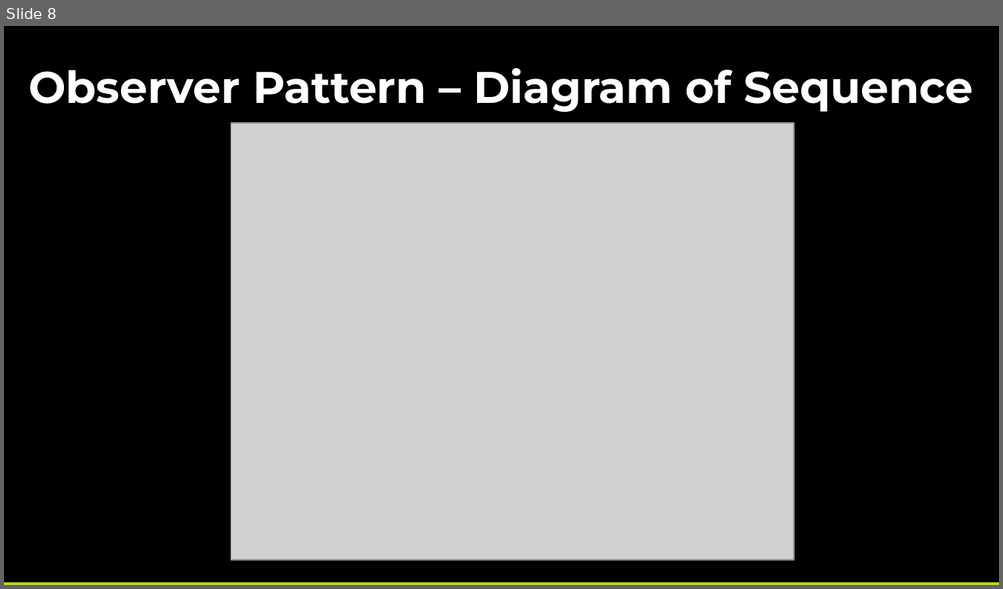
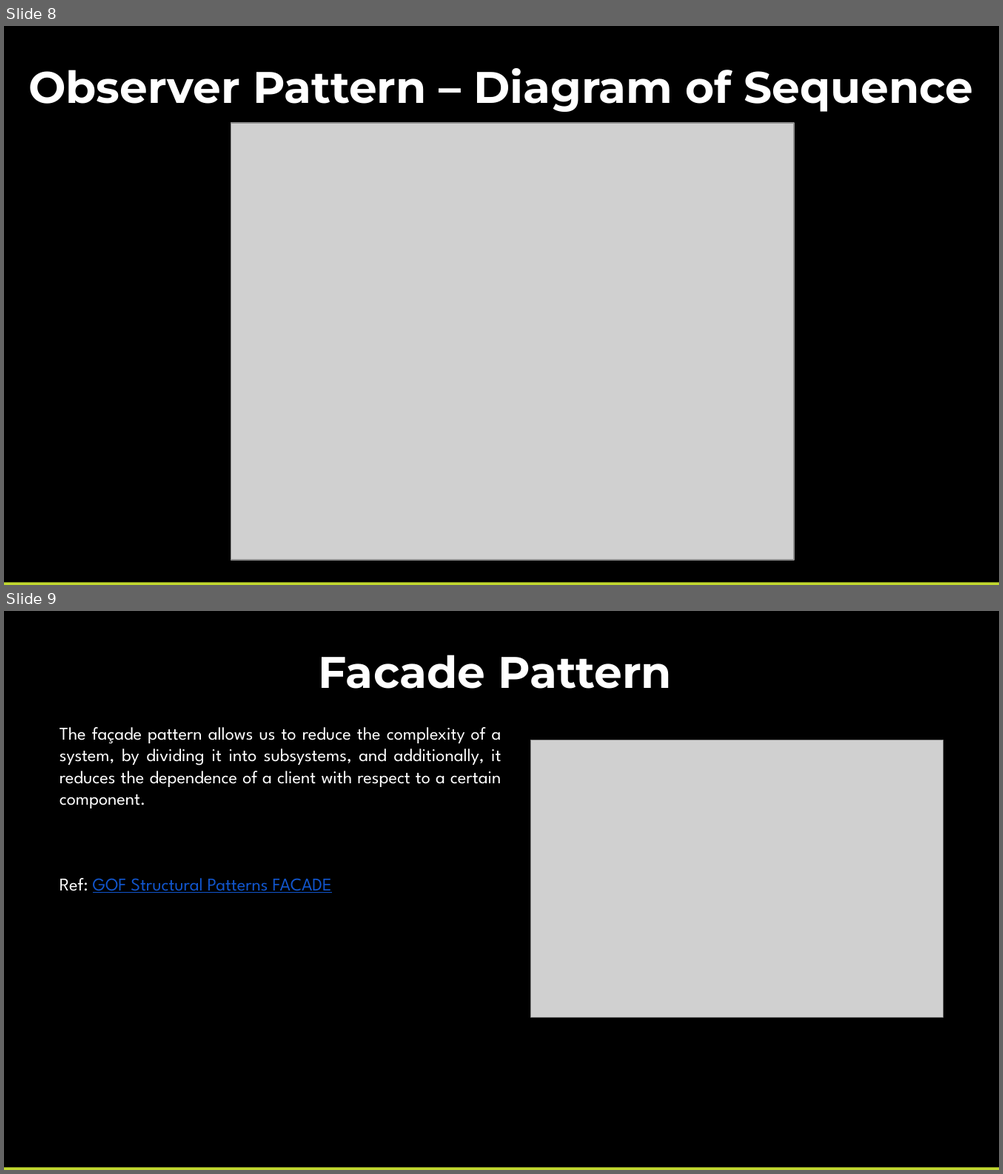
Before and after one commit to pcastellanos/TeamTraining, a slide deck: Design Patterns/Design Patterns.pptx. Shown one above the other, each under a label of ours: slide 8 before the commit, slides 8 and 9 after it. The pictures are 1003x589 and 1003x1174 pixels, drawn with LibreOffice and Linux fonts; fonts in the diff are those of the drawing; grey boxes stand for pictures. Boxes give left, top, right and bottom in pixels: in the first picture for what was removed or moved away, otherwise in the second. Text is boxed around its words. In the diff, an @@ line names an element or a change of style, - is before the commit and + after.

Commit message:
Facade example

```diff
--- a/Design Patterns/Design Patterns.pptx
+++ b/Design Patterns/Design Patterns.pptx
@@ slide 9 added at [4, 611, 999, 1170], background #000000 @@
@@ text added at [318, 655, 671, 689], 32 pt, text #FFFFFF, bold @@
+Facade Pattern
@@ text added at [60, 727, 501, 893], 13 pt, text #FFFFFF @@
+The façade pattern allows us to reduce the complexity of a system, by dividing it into subsystems, and additionally, it reduces the dependence of a client with respect to a certain component.
+Ref: GOF Structural Patterns FACADE
@@ picture added at [530, 741, 943, 1018] @@
@@ rectangle added at [4, 1168, 999, 1170], fill #C1D82F @@
```
Also in this commit, not shown: 2 other slides added, 6 other files.
